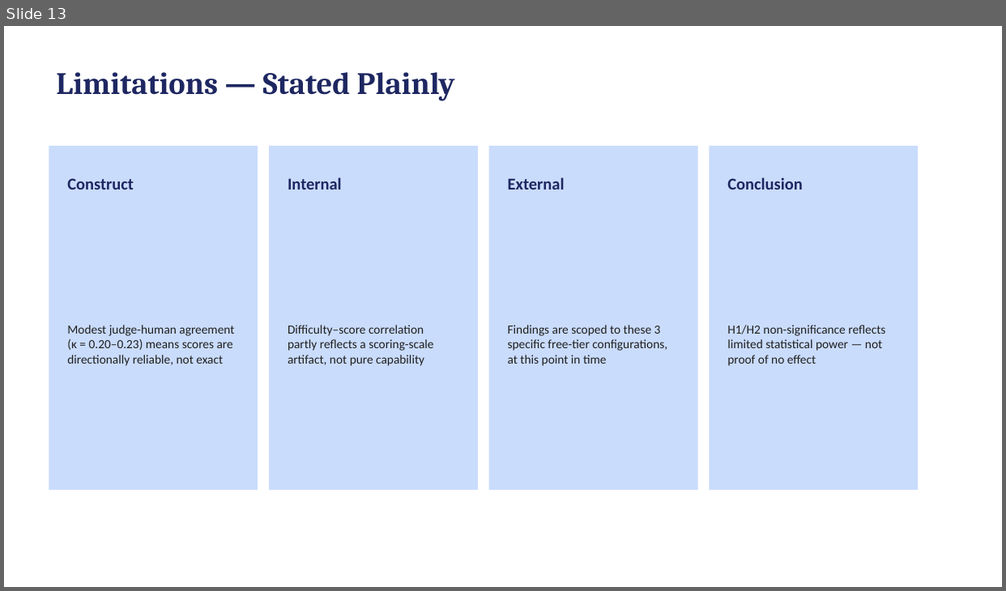
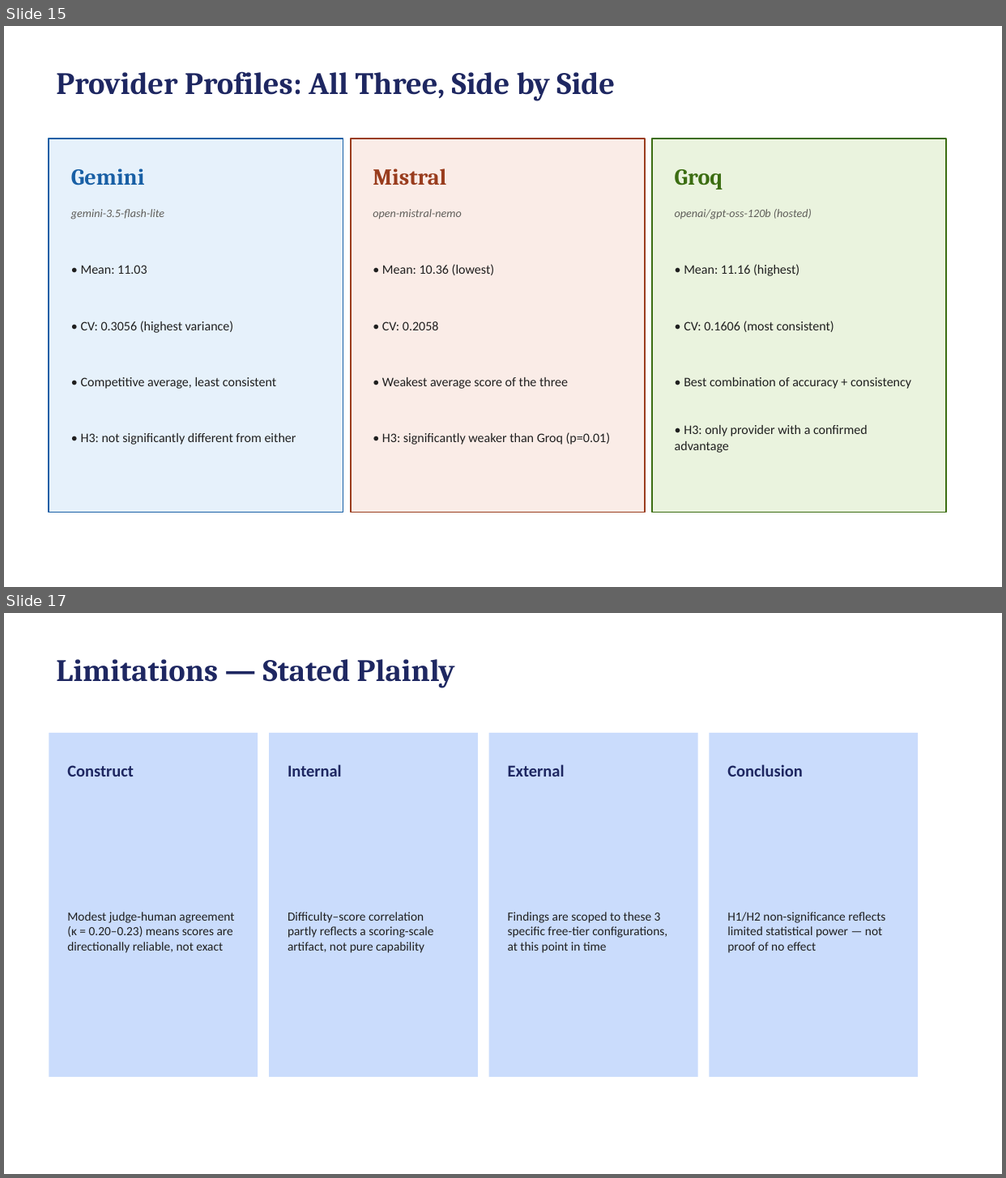
Before and after one commit to jazibasad/LLM-Benchmarking-Framework, a slide deck: 06_Final_Report/Final_Presentation.pptx. Shown one above the other, each under a label of ours: slide 13 before the commit, slides 15 and 17 after it; the slides between them are not shown. The pictures are 1006x591 and 1006x1178 pixels, drawn with LibreOffice and Linux fonts; fonts in the diff are those of the drawing. Boxes give left, top, right and bottom in pixels: in the first picture for what was removed or moved away, otherwise in the second. Text is boxed around its words. In the diff, an @@ line names an element or a change of style, - is before the commit and + after.

```diff
--- a/06_Final_Report/Final_Presentation.pptx
+++ b/06_Final_Report/Final_Presentation.pptx
@@ slide 15 added at box(4, 26, 1002, 587), background #FFFFFF @@
@@ text added at box(56, 71, 615, 101), 30 pt, text #1E2761, bold @@
+Provider Profiles: All Three, Side by Side
@@ rectangle added at box(49, 139, 343, 513), fill #E6F1FB, outline #185FA5 1.5 pt @@
@@ rectangle added at box(351, 139, 645, 513), fill #FAECE7, outline #993C1D 1.5 pt @@
@@ rectangle added at box(652, 139, 947, 513), fill #EAF3DE, outline #3B6D11 1.5 pt @@
@@ text added at box(71, 169, 144, 186), 22 pt, text #185FA5, bold @@
+Gemini
@@ text added at box(373, 169, 446, 185), 22 pt, text #993C1D, bold @@
+Mistral
@@ text added at box(675, 169, 723, 190), 22 pt, text #3B6D11, bold @@
+Groq
@@ text added at box(71, 209, 164, 220), 11 pt, text #5F5E5A, italic @@
+gemini-3.5-flash-lite
@@ text added at box(373, 209, 461, 219), 11 pt, text #5F5E5A, italic @@
+open-mistral-nemo
@@ text added at box(675, 209, 812, 220), 11 pt, text #5F5E5A, italic @@
+openai/gpt-oss-120b (hosted)
@@ text added at box(81, 265, 147, 274), 12.5 pt, text #1F1F1F @@
+• Mean: 11.03
@@ text added at box(382, 264, 494, 275), 12.5 pt, text #1F1F1F @@
+• Mean: 10.36 (lowest)
@@ text added at box(684, 264, 799, 276), 12.5 pt, text #1F1F1F @@
+• Mean: 11.16 (highest)
@@ text added at box(81, 321, 234, 333), 12.5 pt, text #1F1F1F @@
+• CV: 0.3056 (highest variance)
@@ text added at box(382, 322, 439, 331), 12.5 pt, text #1F1F1F @@
+• CV: 0.2058
@@ text added at box(684, 321, 834, 332), 12.5 pt, text #1F1F1F @@
+• CV: 0.1606 (most consistent)
@@ text added at box(81, 378, 276, 389), 12.5 pt, text #1F1F1F @@
+• Competitive average, least consistent
@@ text added at box(382, 378, 568, 389), 12.5 pt, text #1F1F1F @@
+• Weakest average score of the three
@@ text added at box(684, 378, 911, 389), 12.5 pt, text #1F1F1F @@
+• Best combination of accuracy + consistency
@@ text added at box(81, 433, 296, 445), 12.5 pt, text #1F1F1F @@
+• H3: not significantly different from either
@@ text added at box(382, 433, 611, 445), 12.5 pt, text #1F1F1F @@
+• H3: significantly weaker than Groq (p=0.01)
@@ text added at box(675, 425, 867, 453), 12.5 pt, text #1F1F1F @@
+• H3: only provider with a confirmed advantage
@@ what was slide 13 is now slide 17 @@
```
Also in this commit, not shown: 5 slides changed, 3 other slides added, 3 other files.
